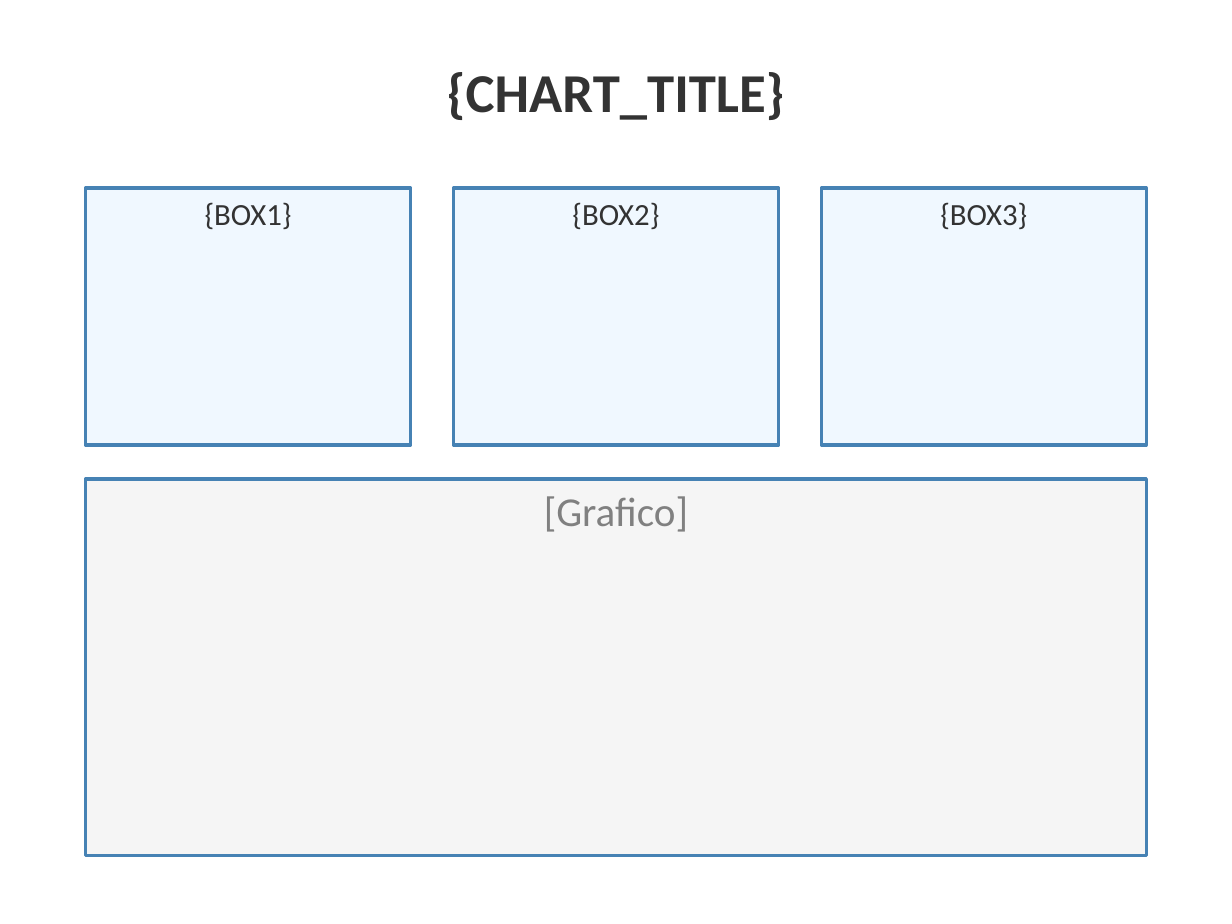
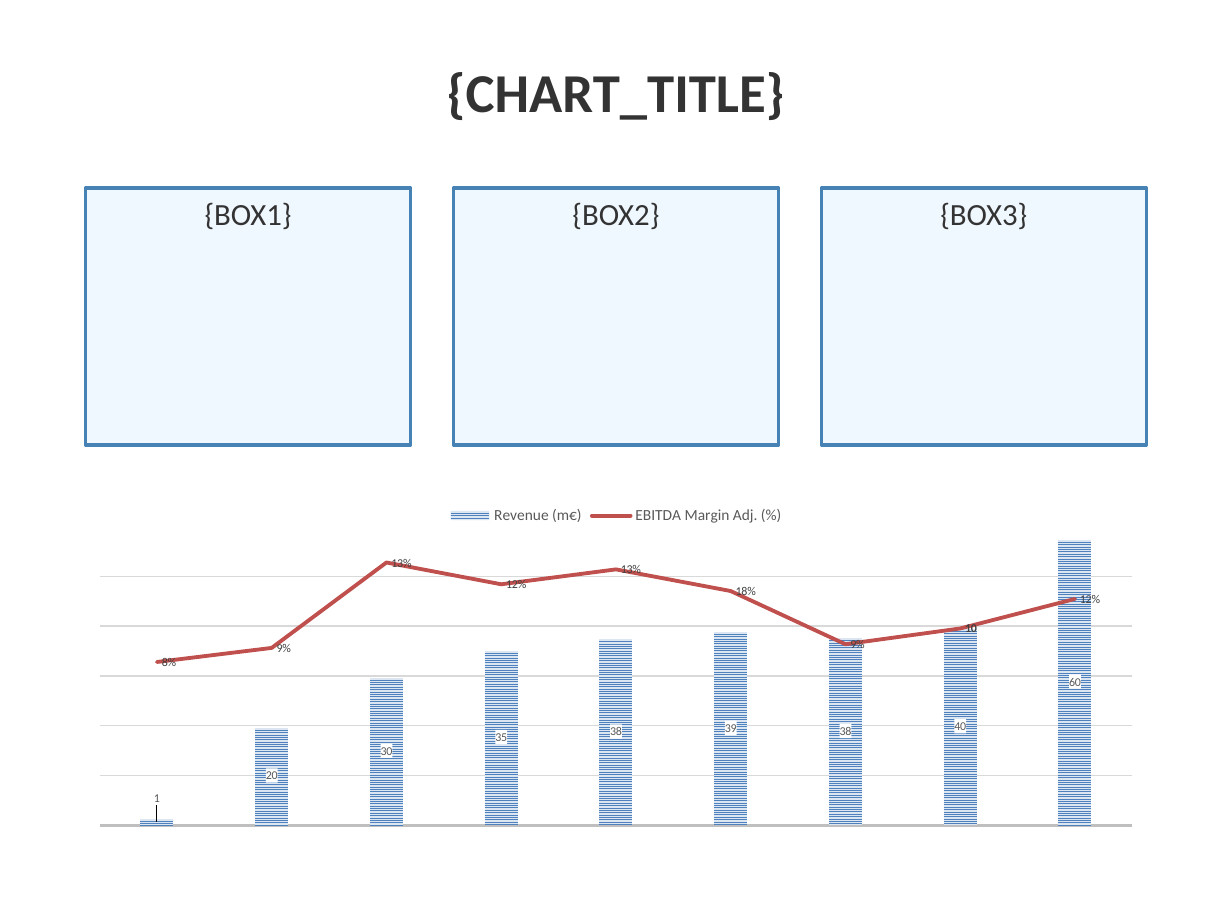
Before and after one commit to valerioddd/example-spring-file-generation, a slide deck: slide 2 of src/main/resources/templates/presentation-template.pptx. Drawn at 1232x924 pixels with LibreOffice and Linux fonts; fonts in the diff are those of the drawing. Boxes give left, top, right and bottom in pixels: in the first picture for what was removed or moved away, otherwise in the second. Text is boxed around its words. In the diff, an @@ line names an element or a change of style, - is before the commit and + after.

Commit message:
Added chart template to pptx

```diff
--- a/src/main/resources/templates/presentation-template.pptx
+++ b/src/main/resources/templates/presentation-template.pptx
@@ rectangle removed at (x1=85, y1=479, x2=1146, y2=856) @@
-[Grafico]
@@ column stacked chart added at (x1=85, y1=493, x2=1146, y2=872) @@
+categories: 1, 2, 3, 4, 5, 6, 7, 8, 9
+Revenue (m€): 3, 39, 59, 70, 75, 78, 75, 79, 1000
+EBITDA Margin Adj. (%): 8.3, 9.013853, 13.349206, 12.244555, 13, 11.9, 9.2, 10, 11.5
```
Also in this commit, not shown: 1 other slide changed.
